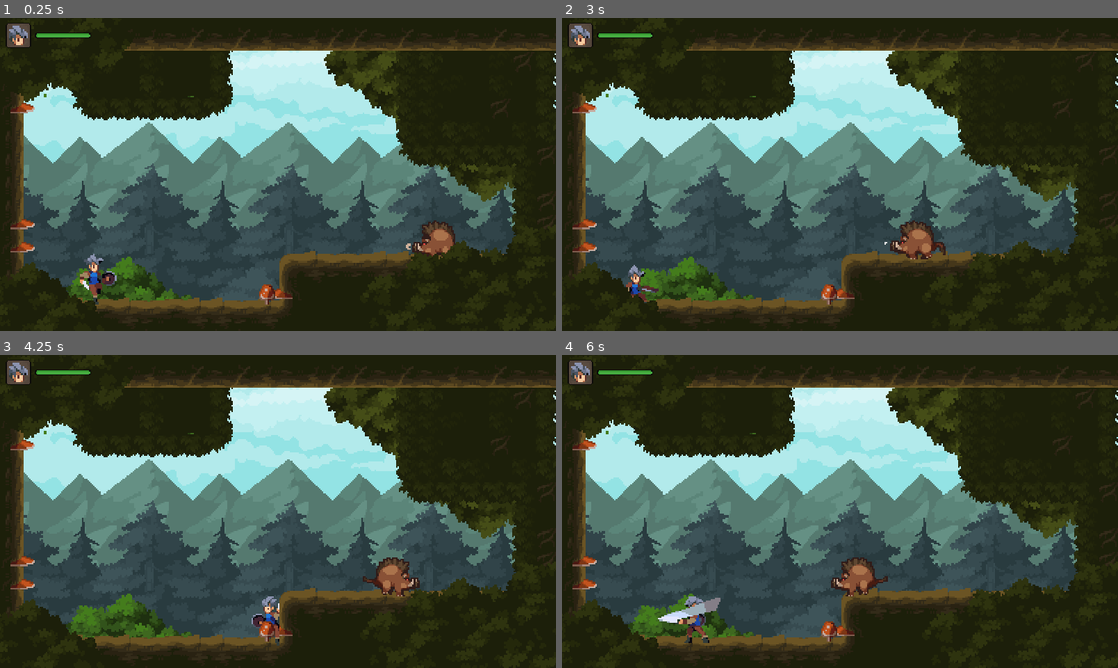
Above: before the commit, frames 1-4 (two rows, left to right).
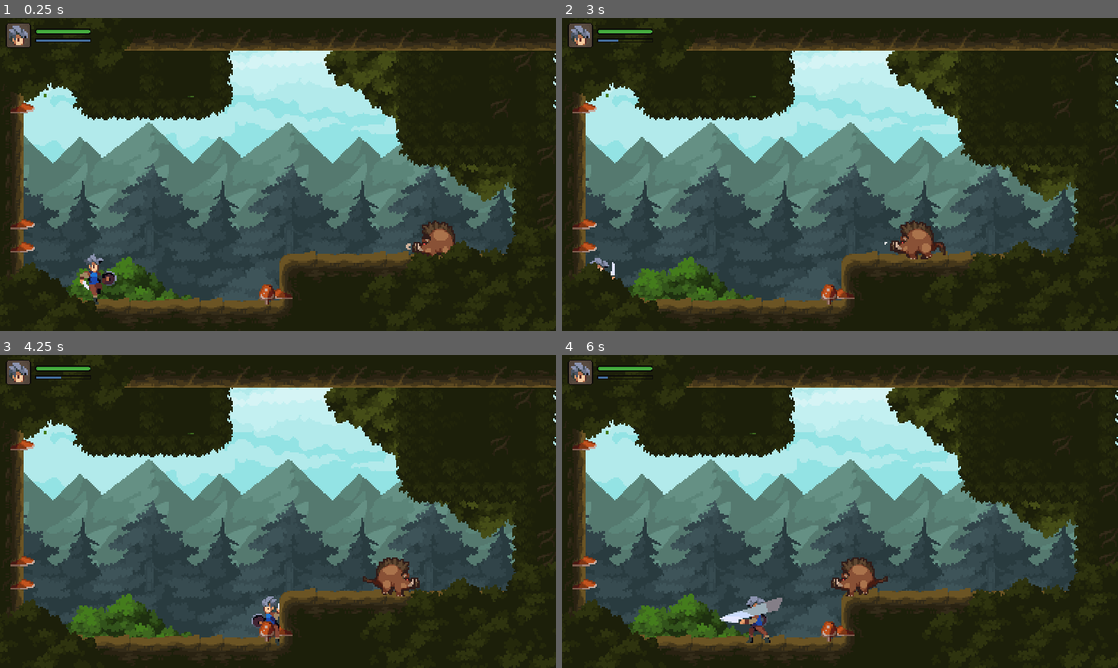
Above: after the commit, the same moments.

Repository: CafeKiller/Game_Example
Game: Godot game, scene res://world.tscn
The game is run twice, just before and just after one commit, with the same random seed, the same clock (stepped at 60 frames per second) and the same inputs.
Inputs:
- Up to frame 1 (0.25 s): no input
- Up to frame 2 (3 s): hold K (slide) 0.53-1.28 s; hold D (move_right) 0.53-2.03 s; tap Space (jump) at 0.77, 1.52 s; tap J (attack) at 1.35 s; tap K (slide) at 1.55, 2.85 s; hold A (move_left) 2.03-2.78 s; hold K (slide) 2.03-2.78 s; hold D (move_right) from 2.78 s (still down)
- Up to frame 3 (4.25 s): keep holding D (move_right); tap Space (jump) at 3.02, 3.77 s; hold J (attack) from 3.53 s (still down); tap K (slide) at 3.8 s
- Up to frame 4 (6 s): release D (move_right) at 4.28 s; release J (attack) at 4.28 s; hold A (move_left) 4.28-5.03 s; tap K (slide) at 4.35 s; tap Space (jump) at 4.52 s; hold D (move_right) 5.03-5.78 s; hold K (slide) 5.03-5.78 s; hold A (move_left) from 5.78 s (still down); tap J (attack) at 5.85 s

The runs differ from the first frame. In frame 1, 0.4% of the frame differs, in the area x 6-17%, y 3-8%; in frame 2, 0.7%; in frame 3, 0.3%; in frame 4, 1.6%, in the area x 6-40%, y 3-92%.

Commit message:
feat: add energy state and optimize player statsbox

Diff:
--- a/LegendOfTheBrave/classes/Stats.gd
+++ b/LegendOfTheBrave/classes/Stats.gd
@@ -9,14 +9,28 @@
 extends Node
 
 signal health_changed
+signal energy_changed
 
 @export var max_health: int = 3 # 最大血量,默认为3
+@export var max_energy: float = 10.0 # 最大能力
+@export var energy_regen: float = 0.7
 
 @onready var health: int = max_health: # 当前血量
 	set(v):
 		# 限制当前血量取值范围, 不得超过最大血量限制
-		v = clamp(v, 0 , max_health)
+		v = clampi(v, 0 , max_health)
 		if health == v:
 			return
 		health = v
 		health_changed.emit()
+
+@onready var energy: float = max_energy: # 当前血量
+	set(v):
+		v = clampf(v, 0 , max_energy)
+		if energy == v:
+			return
+		energy = v
+		energy_changed.emit()
+
+func _process(delta: float) -> void:
+	energy += energy_regen * delta
--- a/LegendOfTheBrave/player.gd
+++ b/LegendOfTheBrave/player.gd
@@ -50,6 +50,8 @@
 const SLIDING_SPEED := 240.0
 # 进入landing状态所需的高度
 const LANDING_HEIGHT := 80.0
+# 每次滑铲所需要的能量
+const SLIDING_ENERGY := 4.0
 
 
 # can_combo 表示玩家当前是否触发combo(连击)
@@ -214,6 +216,8 @@
 func should_slide() -> bool:
 	if slide_request_timer.is_stopped():
 		return false
+	if stats.energy < SLIDING_ENERGY:
+		return false
 	return not foot_checker.is_colliding()
 
 # 切换下一个状态 (自动调用)
@@ -396,6 +400,7 @@
 		State.SLIDING_START:
 			animation_player.play("sliding_start")
 			slide_request_timer.stop()
+			stats.energy -= SLIDING_ENERGY
 
 		State.SLIDING_LOOP:
 			animation_player.play("sliding_loop")
--- a/LegendOfTheBrave/project.godot
+++ b/LegendOfTheBrave/project.godot
@@ -60,6 +60,7 @@
 slide={
 "deadzone": 0.5,
 "events": [Object(InputEventKey,"resource_local_to_scene":false,"resource_name":"","device":-1,"window_id":0,"alt_pressed":false,"shift_pressed":false,"ctrl_pressed":false,"meta_pressed":false,"pressed":false,"keycode":0,"physical_keycode":75,"key_label":0,"unicode":107,"echo":false,"script":null)
+, Object(InputEventJoypadMotion,"resource_local_to_scene":false,"resource_name":"","device":-1,"axis":4,"axis_value":1.0,"script":null)
 ]
 }
 
--- a/LegendOfTheBrave/ui/status_panel.gd
+++ b/LegendOfTheBrave/ui/status_panel.gd
@@ -2,13 +2,18 @@
 
 @export var stats: Stats
 
-@onready var health_bar: TextureProgressBar = $HealthBar
-@onready var eased_health_bar: TextureProgressBar = $HealthBar/EasedHealthBar
+@onready var health_bar: TextureProgressBar = $PlayerStateBox/HealthBar
+@onready var eased_health_bar: TextureProgressBar = $PlayerStateBox/HealthBar/EasedHealthBar
+@onready var energy_bar: TextureProgressBar = $PlayerStateBox/EnergyBar
+@onready var eased_energy_bar: TextureProgressBar = $PlayerStateBox/EnergyBar/EasedEnergyBar
+
 
 func _ready() -> void:
 	# 连接信号
 	stats.health_changed.connect(update_health)
+	stats.energy_changed.connect(update_energy)
 	update_health()
+	update_energy()
 
 # 更新当前血量
 func update_health() -> void:
@@ -16,3 +21,10 @@
 	health_bar.value = percentage
 
 	create_tween().tween_property(eased_health_bar, "value", percentage, 0.3)
+
+# 更新当前能量
+func update_energy() -> void:
+	var percentage := stats.energy / float(stats.max_energy)
+	energy_bar.value = percentage
+
+	create_tween().tween_property(eased_energy_bar, "value", percentage, 0.3)
--- a/LegendOfTheBrave/ui/status_panel.tscn
+++ b/LegendOfTheBrave/ui/status_panel.tscn
@@ -26,7 +26,15 @@
 
 [sub_resource type="AtlasTexture" id="AtlasTexture_se4v4"]
 atlas = ExtResource("1_2o2yk")
-region = Rect2(308, 86, 56, 4)
+region = Rect2(308, 39, 56, 2)
+
+[sub_resource type="AtlasTexture" id="AtlasTexture_2rad1"]
+atlas = ExtResource("1_2o2yk")
+region = Rect2(307, 6, 58, 4)
+
+[sub_resource type="AtlasTexture" id="AtlasTexture_i6ohj"]
+atlas = ExtResource("1_2o2yk")
+region = Rect2(308, 39, 56, 2)
 
 [node name="StatusPanel" type="HBoxContainer"]
 script = ExtResource("1_43bli")
@@ -41,7 +49,12 @@
 texture = SubResource("AtlasTexture_o6r74")
 stretch_mode = 5
 
-[node name="HealthBar" type="TextureProgressBar" parent="."]
+[node name="PlayerStateBox" type="VBoxContainer" parent="."]
+layout_mode = 2
+size_flags_horizontal = 4
+size_flags_vertical = 4
+
+[node name="HealthBar" type="TextureProgressBar" parent="PlayerStateBox"]
 layout_mode = 2
 size_flags_vertical = 4
 max_value = 1.0
@@ -51,7 +64,7 @@
 texture_progress = SubResource("AtlasTexture_ieijp")
 texture_progress_offset = Vector2(1, 1)
 
-[node name="EasedHealthBar" type="TextureProgressBar" parent="HealthBar"]
+[node name="EasedHealthBar" type="TextureProgressBar" parent="PlayerStateBox/HealthBar"]
 show_behind_parent = true
 layout_mode = 1
 anchors_preset = 15
@@ -65,3 +78,31 @@
 value = 1.0
 texture_progress = SubResource("AtlasTexture_se4v4")
 texture_progress_offset = Vector2(1, 1)
+
+[node name="EnergyBar" type="TextureProgressBar" parent="PlayerStateBox"]
+layout_mode = 2
+size_flags_vertical = 4
+max_value = 1.0
+step = 0.0
+value = 1.0
+texture_over = SubResource("AtlasTexture_2rad1")
+texture_progress = SubResource("AtlasTexture_i6ohj")
+texture_progress_offset = Vector2(1, 1)
+
+[node name="EasedEnergyBar" type="TextureProgressBar" parent="PlayerStateBox/EnergyBar"]
+show_behind_parent = true
+layout_mode = 1
+anchors_preset = 15
+anchor_right = 1.0
+anchor_bottom = 1.0
+grow_horizontal = 2
+grow_vertical = 2
+size_flags_vertical = 4
+max_value = 1.0
+step = 0.0
+value = 1.0
+texture_progress = SubResource("AtlasTexture_se4v4")
+texture_progress_offset = Vector2(1, 1)
+tint_under = Color(0.470588, 0.470588, 0.470588, 1)
+tint_over = Color(0.694118, 0.694118, 0.694118, 1)
+tint_progress = Color(0.584314, 0.584314, 0.584314, 1)
Not shown: 1 places in LegendOfTheBrave/ui/status_panel.tscn that only renumber resources
